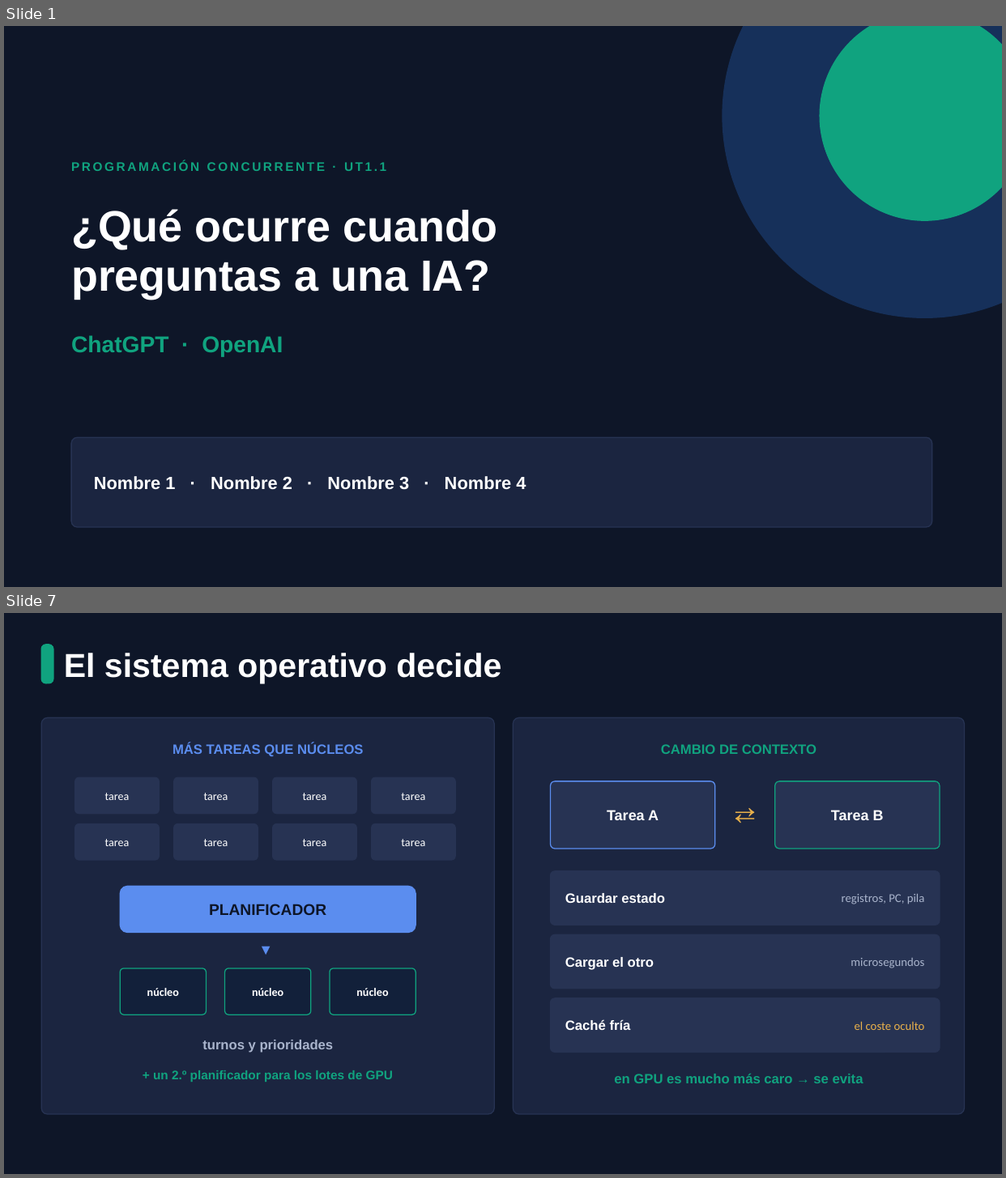
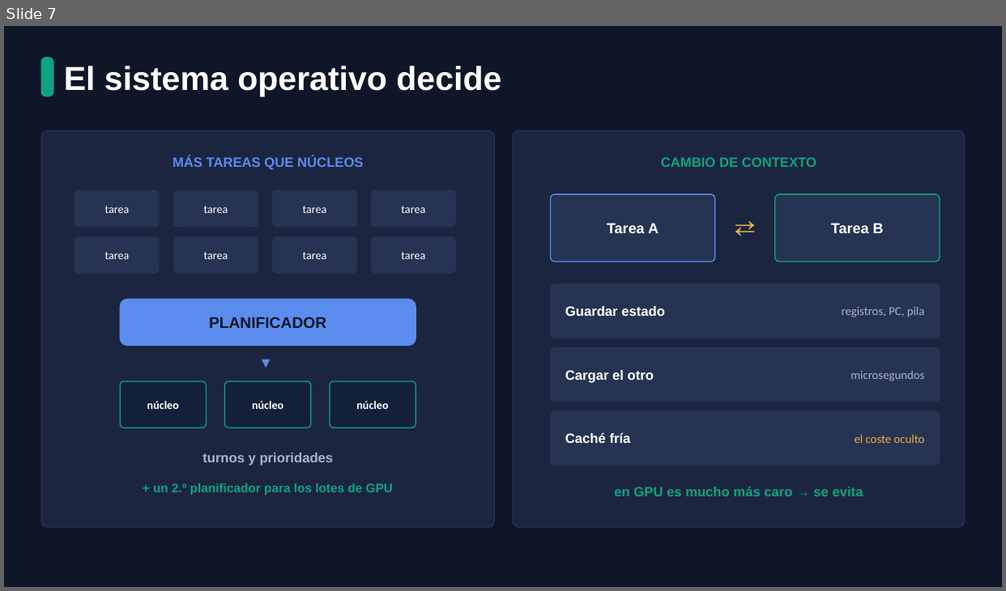
Before and after one commit to NickKF17/Dam_Nick, a slide deck: Dam2_Nick/Programacion de Servicios y Procesos/ChatGPT_Presentacion_Visual.pptx. Shown one above the other, each under a label of ours: slides 1 and 7 before the commit, slide 7 after it; the slides between them are not shown. The pictures are 1006x1178 and 1006x591 pixels, drawn with LibreOffice and Linux fonts; fonts in the diff are those of the drawing. Boxes give left, top, right and bottom in pixels: in the first picture for what was removed or moved away, otherwise in the second. Text is boxed around its words. In the diff, an @@ line names an element or a change of style, - is before the commit and + after.

```diff
--- a/Dam2_Nick/Programacion de Servicios y Procesos/ChatGPT_Presentacion_Visual.pptx
+++ b/Dam2_Nick/Programacion de Servicios y Procesos/ChatGPT_Presentacion_Visual.pptx
@@ slide 1 removed at box(4, 26, 1002, 587), background #0E1628 @@
@@ ellipse removed at box(722, 26, 1002, 318) @@
@@ ellipse removed at box(820, 26, 1002, 220) @@
@@ text removed at box(71, 160, 386, 171) @@
-PROGRAMACIÓN CONCURRENTE · UT1.1
@@ text removed at box(71, 209, 497, 299) @@
-¿Qué ocurre cuando
-preguntas a una IA?
@@ text removed at box(71, 335, 283, 357) @@
-ChatGPT · OpenAI
@@ rounded rectangle removed at box(71, 437, 932, 527) @@
@@ text removed at box(94, 476, 526, 490) @@
-Nombre 1 · Nombre 2 · Nombre 3 · Nombre 4
```
Also in this commit, not shown: 6 slides changed, 2 slides added, 1 other slide removed, 3 other files.
